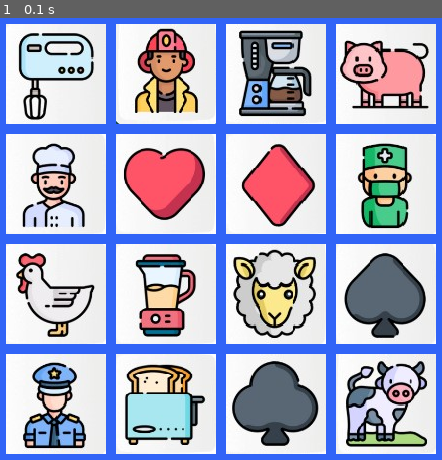
Above: before the commit, frame 1.
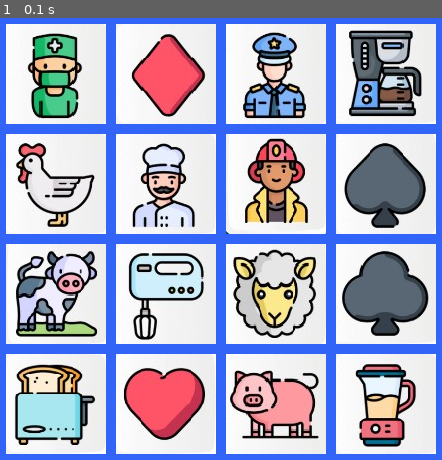
Above: after the commit, the same moment.

Repository: tomasaltamirano/sp_agrupados_pygame_altamirano_leonardi
Game: pygame game, started from prueba_pygame.py
Same seed, same stepped clock (60 frames per second), same inputs: the game is played once before the commit and once after it.
Inputs:
- Up to frame 1 (0.1 s): no input

The runs differ from the first frame. In frame 1, 37% of the frame differs, in the area x 3-98%, y 2-98%.

Commit message:
lectura de imagenes reutilizando funciones

Diff:
--- a/datos/categorias.csv
+++ b/datos/categorias.csv
@@ -1,20 +1,4 @@
-1,PeCeS,BAgrE,dORaDO,sALmoN,AncHOA
-1,VeRDuRaS,zAnAhOrIa,eSpiNaCa,BROcOLi,pAPa
-1,BebIdAs,AgUA,JuGo,tE,CAFe
-1,CaRnES,PoLlO,ReS,VAcA,CeRDO
-2,FruTas,MaNzAnA,PeRA,uVa,PLatANo
-2,InSeCtOs,HoRmIGa,AbEjA,MoScA,eScaRaBaJo
-2,CoLorES,RojO,VeRDe,AzUL,AmarILlO
-2,RopA,CAmiSA,pANtaLoN,VeSTidO,ABriGO
-3,CiuDaDEs,PARiS,lOnDRes,RoMA,MaDrId
-3,aNiMaLeS,eLeFaNTe,lEoN,TIgRE,GiRaFA
-3,InStrUmENtoS,GuiTaRRa,PiANo,TamBOr,vIOlIN
-3,dEporTeS,FuTBol,tEnIS,BAloNCesTO,NAtACiON
-4,pLaNetAs,MercURio,VenUs,TieRRa,MaRTe
-4,vEhICULoS,cOcHe,BiCiCLeTa,aViON,BArCO
-4,ProFeSIoNeS,DOcTOR,mAeStRO,inGenIEro,AcToR
-4,UtEnsILIoS,CuCHArA,TEnEDoR,CuCHILlo,pLaTO
-5,FAmILiA,MaDRe,PaDRo,HiJo,HiJA
-5,eMoCiOnEs,FElIcIDaD,TrISTEzA,ENfaDo,AmOR
-5,tEcnOlOgIa,TEleFOnO,CoMpuTADOrA,TaBLet,TeLEViSIOn
-5,LugARes,PaRQUe,pLaYa,MoNTaÑa,CiuDAd
+1,electrodomesticos,imagenes/batidora.jpg,imagenes/cafetera.jpg,imagenes/licuadora.jpg,imagenes/tostadora.jpg
+1,animales,imagenes/cerdo.jpg,imagenes/gallina.jpg,imagenes/oveja.jpg,imagenes/vaca.jpg
+1,profesiones,imagenes/bombero.jpg,imagenes/chef.jpg,imagenes/doctor.jpg,imagenes/policia.jpg
+1,simbolos,imagenes/diamante.jpg,imagenes/corazon.jpg,imagenes/picas.jpg,imagenes/trebol.jpg
--- /dev/null
+++ b/logica.py
@@ -0,0 +1,22 @@
+import random
+from modules.datos import *
+
+lista_categorias = obtener_categorias()
+lista_limpia = limpiar_datos(lista_categorias)
+diccionario_categorias = transformar_lista_a_diccionario(lista_limpia)
+nivel = 1
+
+def obtener_imagenes(diccionario_categorias: dict, nivel:int) -> list:
+    categorias_nivel = diccionario_categorias[nivel]
+    imagenes = []
+
+    for categoria, rutas in categorias_nivel.items():
+        for ruta in rutas:
+            imagenes.append((ruta, categoria))
+
+    random.shuffle(imagenes)
+    return imagenes
+
+#debugueo: las rutas de las imagenes llegan bien a esta funcion
+# imagenes = obtener_imagenes(diccionario_categorias, nivel)
+# print("Imágenes obtenidas:", imagenes)
--- a/modules/logica_juego.py
+++ b/modules/logica_juego.py
@@ -378,21 +378,6 @@
     lista = [bandera_comodin_personalizado,bandera_comodin_palabra_categoria,bandera_emparejar_palabras,puntos]
     return lista
 
-# def acomodar_matriz_por_abc(matriz,lista_palabras):
-#     for i in range(len(lista_palabras)):
-#         for j in range(i+1,len(lista_palabras)):
-#             if lista_palabras[i] > lista_palabras[j]:
-#                 aux = lista_palabras[i]
-#                 lista_palabras[i] = lista_palabras[j]
-#                 lista_palabras[j] = aux
-
-#     for i in range(len(matriz)):
-#         for j in range(len(matriz[0])):
-#             matriz[i][j] = lista_palabras[0:16]
-#     print(matriz)
-
-#def cargar_matriz_ordenada(lista_palabras):
-
 
 def bubble_sort_matriz_algoritmica(matriz_principal:list)-> list:
     """recibe matriz principal y prdena todos sus elementos alfabeticamente
--- a/modules/visuales.py
+++ b/modules/visuales.py
@@ -2,8 +2,6 @@
 """
 funciones que se encargan de cargar los elementos visuales en la pantalla
 """
-
-
 def crear_boton(pantalla, posicion, dimension, texto=None, fuente=None, path_imagen = None):
     boton = {}
     boton["pantalla"] = pantalla
@@ -12,7 +10,11 @@
     boton["superficie"] = pygame.Surface(dimension)
 
     if path_imagen != None:
+
         imagen = pygame.image.load(path_imagen)
+        #! error aca!!
+        print(f"probando si cargan las imagenes...: {path_imagen}")
+
         boton["superficie"] = pygame.transform.scale(imagen, boton["dimension"])
 
     boton["rectangulo"] = boton["superficie"].get_rect(topleft=boton["posicion"])
@@ -20,3 +22,31 @@
 
 def dibujar(boton):
     boton["pantalla"].blit(boton["superficie"], boton["posicion"])
+
+
+#==========================================================
+def crear_botones_imagenes(ventana_principal:tuple, imagenes:list, FILAS:int, COLUMNAS:int, TAMAÑO_BOTON, ESPACIO_ENTRE_BOTONES, TAMAÑO_VENTANA) -> list:
+    ancho_cuadricula = COLUMNAS * TAMAÑO_BOTON[0] + (COLUMNAS - 1) * ESPACIO_ENTRE_BOTONES
+    alto_cuadricula = FILAS * TAMAÑO_BOTON[1] + (FILAS - 1) * ESPACIO_ENTRE_BOTONES
+
+    margen_izquierdo = (TAMAÑO_VENTANA[0] - ancho_cuadricula) // 2 #podes usar un numero fijo y tambien anda
+    margen_superior = (TAMAÑO_VENTANA[1] - alto_cuadricula) // 2
+
+
+    botones = []
+    for fila in range(FILAS):
+        for columna in range(COLUMNAS):
+            x = margen_izquierdo + columna * (TAMAÑO_BOTON[0] + ESPACIO_ENTRE_BOTONES)
+            y = margen_superior + fila * (TAMAÑO_BOTON[1] + ESPACIO_ENTRE_BOTONES)
+
+            ruta_imagen, categoria = imagenes.pop()
+            boton = crear_boton(
+                pantalla = ventana_principal,
+                posicion = (x, y),
+                dimension = TAMAÑO_BOTON,
+                path_imagen=ruta_imagen
+            )
+            boton["categoria"] = categoria
+            botones.append(boton)
+
+    return botones
--- a/prueba_pygame.py
+++ b/prueba_pygame.py
@@ -1,5 +1,16 @@
 import pygame
+import random
 from modules.visuales import *
+from modules.datos import *
+from logica import *
+
+pygame.init()
+
+"""
+NOTA:
+HABRIA QUE HACER QUE CUANDO SE HAGA CLICK EN UN BOTON SE MARQUEN DE COLOR PARA IDENTIFICARLOS, Y HACER QUE CADA VEZ QUE CLICKEAMOS EN UN BOTON PASE ALGO,
+"""
+
 
 TAMAÑO_VENTANA = (800, 500)
 COLOR_PANTALLA = (49, 100, 247)
@@ -7,41 +18,22 @@
 ESPACIO_ENTRE_BOTONES = 10
 FILAS = 4
 COLUMNAS = 4
-IMAGENES = [
-    "imagenes/batidora.jpg","imagenes/bombero.jpg","imagenes/cafetera.jpg","imagenes/cerdo.jpg",
-    "imagenes/chef.jpg","imagenes/corazon.jpg","imagenes/diamante.jpg","imagenes/doctor.jpg",
-    "imagenes/gallina.jpg","imagenes/licuadora.jpg","imagenes/oveja.jpg","imagenes/picas.jpg",
-    "imagenes/policia.jpg","imagenes/tostadora.jpg","imagenes/trebol.jpg","imagenes/vaca.jpg"
-]
+
+ventana_principal = pygame.display.set_mode(TAMAÑO_VENTANA)
+
+lista_categorias = obtener_categorias()
+lista_limpia = limpiar_datos(lista_categorias)
+diccionario_categorias = transformar_lista_a_diccionario(lista_limpia)
+
+nivel = 1
+imagenes = obtener_imagenes(diccionario_categorias, nivel)
+
+#aca parece que no se esta enviando correctamente la ruta "imagenes" a la funcion que crea los botones
+botones = crear_botones_imagenes(ventana_principal, imagenes, FILAS, COLUMNAS, TAMAÑO_BOTON, ESPACIO_ENTRE_BOTONES, TAMAÑO_VENTANA)
+# categorias_nivel = diccionario_categorias[nivel_actual]
 
 
-
-pygame.init()
-
-ventana_principal = pygame.display.set_mode(TAMAÑO_VENTANA)
 pygame.display.set_caption("Agrupados")
-
-ancho_cuadricula = COLUMNAS * TAMAÑO_BOTON[0] + (COLUMNAS - 1) * ESPACIO_ENTRE_BOTONES
-alto_cuadricula = FILAS * TAMAÑO_BOTON[1] + (FILAS - 1) * ESPACIO_ENTRE_BOTONES
-
-margen_izquierdo = (TAMAÑO_VENTANA[0] - ancho_cuadricula) // 2 #podes usar un numero fijo y tambien anda
-margen_superior = (TAMAÑO_VENTANA[1] - alto_cuadricula) // 2
-
-
-botones = []
-for fila in range(FILAS):
-    for columna in range(COLUMNAS):
-        x = margen_izquierdo + columna * (TAMAÑO_BOTON[0] + ESPACIO_ENTRE_BOTONES)
-        y = margen_superior + fila * (TAMAÑO_BOTON[1] + ESPACIO_ENTRE_BOTONES)
-
-        indice_imagen = fila * COLUMNAS + columna
-        boton = crear_boton(
-            pantalla = ventana_principal,
-            posicion = (x, y),
-            dimension = TAMAÑO_BOTON,
-            path_imagen=IMAGENES[indice_imagen]
-        )
-        botones.append(boton)
 
 
 bandera_juego = True
@@ -51,9 +43,9 @@
     for evento in pygame.event.get():
         if evento.type == pygame.QUIT:
             bandera_juego = False
-        # elif evento.type == pygame.MOUSEBUTTONDOWN:
-        #     if boton["rectangulo"].collidepoint(evento.pos):
-        #         print("clickea2")
+        elif evento.type == pygame.MOUSEBUTTONDOWN:
+            if boton["rectangulo"].collidepoint(evento.pos):
+                print("clickea2")
 
     ventana_principal.fill(COLOR_PANTALLA)
 
--- /dev/null
+++ b/tempCodeRunnerFile.py
@@ -0,0 +1,3 @@
+elif evento.type == pygame.MOUSEBUTTONDOWN:
+            if boton["rectangulo"].collidepoint(evento.pos):
+                print("clickea2")
